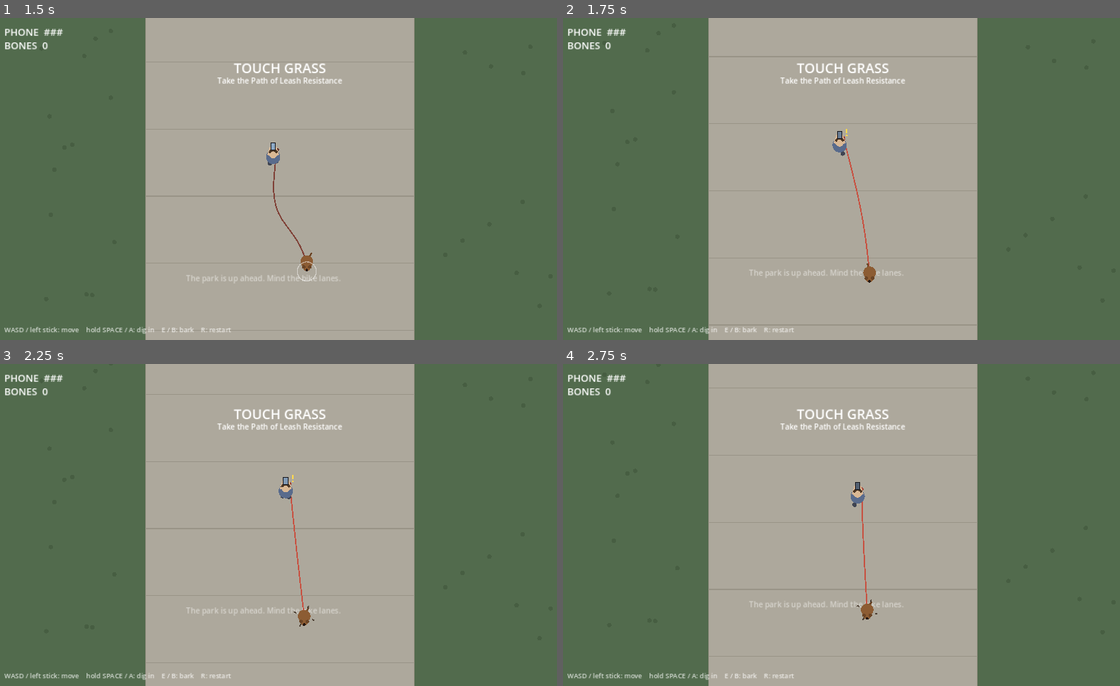
Above: before the commit, frames 1-4 (two rows, left to right).
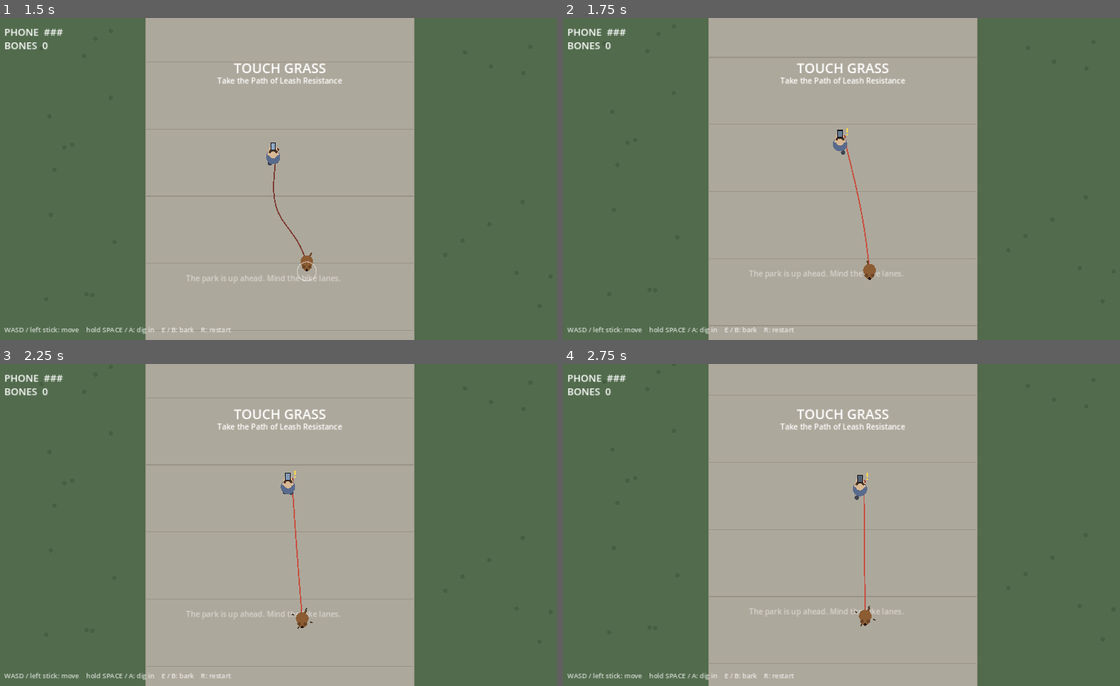
Above: after the commit, the same moments.

Repository: cyanidesayonara/path-of-leash-resistance
Game: Godot game, scene res://main.tscn
Two runs of this game, one before a commit and one after it. Both use one fixed random seed, a clock stepped at 60 frames per second and the inputs below.
Inputs:
- Up to frame 1 (1.5 s): hold D (move_right) 0.53-1.28 s; hold Space (plant) 0.53-1.28 s; hold S (move_down) from 1.28 s (still down); tap E (bark) at 1.35 s
- Up to frame 2 (1.75 s): keep holding S (move_down); tap Space (plant) at 1.55 s
- Up to frame 3 (2.25 s): release S (move_down) at 2.03 s; hold D (move_right) from 2.03 s (still down); hold Space (plant) from 2.03 s (still down)
- Up to frame 4 (2.75 s): keep holding D (move_right); keep holding Space (plant)

Frame 1 is identical in both runs. In frame 2, 0.2% of the frame differs, in the area x 33-61%, y 34-83%; in frame 3, 0.5%; in frame 4, 0.7%, in the area x 33-62%, y 33-82%.

Commit message:
winding as accumulated angle with regression test, drop human motor sap for dog drag, human fiddles with reel on a timer

Diff:
--- a/dog.gd
+++ b/dog.gd
@@ -7,6 +7,7 @@
 
 var planted := false
 var input_active := false
+var dragged := false
 var tumble_t := 0.0
 var bark_cd := 0.0
 var bark_anim := 0.0
@@ -48,7 +49,10 @@
 	if planted:
 		velocity = Vector2.ZERO
 	else:
-		velocity = velocity.move_toward(iv * SPEED, ACCEL * delta)
+		# a taut leash saps the DOG's authority: the heavier human's yanks
+		# actually move you (flag set by main.gd/_apply_leash)
+		var accel := 1000.0 if dragged else ACCEL
+		velocity = velocity.move_toward(iv * SPEED, accel * delta)
 		if input_active:
 			facing = iv.normalized()
 	move_and_slide()
--- a/human.gd
+++ b/human.gd
@@ -3,7 +3,7 @@
 # The human. Dead weight with a phone. Walks north on autopilot,
 # occasionally does something stupid. Telegraphs it first, to be fair.
 
-enum HState { WALK, STOPPED, DRIFT, DASH, SELFIE, FILM, REEL, STUMBLE, FALLEN }
+enum HState { WALK, STOPPED, DRIFT, DASH, SELFIE, FILM, STUMBLE, FALLEN }
 
 const WALK_SPEED := 92.0
 
@@ -19,6 +19,7 @@
 var iframes := 0.0
 var halt_t := 0.0
 var pull_cd := 0.0
+var reel_timer := 5.0
 var strain := false
 var wobble_seed := 0.0
 var main: Node2D
@@ -97,6 +98,28 @@
 				_end_dash()
 			_walk(delta)
 	_events(delta)
+	_fiddle_with_reel(delta)
+
+
+func _fiddle_with_reel(delta: float) -> void:
+	# constantly fiddles with the retractable leash, independent of the
+	# event system: new random length on every "click!"
+	if state in [HState.FALLEN, HState.STUMBLE]:
+		return
+	reel_timer -= delta
+	if reel_timer > 0.0:
+		return
+	if telegraph_t > 0.0:
+		reel_timer = 0.5
+		return
+	reel_timer = randf_range(4.0, 8.0)
+	main.set_leash_target(randf_range(130.0, 330.0))
+	_show_bubble("click!")
+	var tw := create_tween()
+	tw.tween_interval(0.7)
+	tw.tween_callback(func() -> void:
+		if telegraph_t <= 0.0:
+			bubble.visible = false)
 
 
 func _walk(delta: float) -> void:
@@ -121,13 +144,10 @@
 			return
 		dir = to_target.normalized()
 		speed = 250.0
-	# heavy: momentum builds and bleeds slowly, lunges harder during a dash
+	# heavy: momentum builds and bleeds slowly, lunges harder during a dash.
+	# No motor sapping while strained: leash tension vs mass (main.gd)
+	# decides the tug of war, and the human is the heavy one.
 	var accel := 420.0 if state == HState.DASH else 240.0
-	# a taut leash saps the human's motor: the dog's pull actually restrains
-	# and drags them (momentum from before the leash went taut still carries)
-	if strain:
-		speed = minf(speed, 55.0)
-		accel = minf(accel, 120.0)
 	velocity = velocity.move_toward(dir * speed, accel * delta)
 	move_and_slide()
 
@@ -161,13 +181,10 @@
 		elif roll < 0.78:
 			pending_event = HState.FILM
 			_show_bubble("filming...")
-		elif roll < 0.88:
+		else:
 			pending_event = HState.DASH
 			pending_bench = true
 			_show_bubble("tired...")
-		else:
-			pending_event = HState.REEL
-			_show_bubble("click!")
 		telegraph_t = 0.8
 
 
@@ -180,10 +197,6 @@
 			state = HState.DRIFT
 			state_t = 1.8
 			drift_dir = 1.0 if randf() < 0.5 else -1.0
-		HState.REEL:
-			# fiddles with the retractable leash: new random length, and
-			# the dog just has to live with it
-			main.set_leash_target(randf_range(130.0, 330.0))
 		HState.SELFIE:
 			state = HState.SELFIE
 			state_t = 2.2
--- a/leash.gd
+++ b/leash.gd
@@ -17,7 +17,9 @@
 var seg_len := 16.0
 var taut := false
 
-# pivot: {pos: Vector2, pole: int, wind: float}; ordered dog side -> human side
+# pivot: {pos, pole, wind, rel, wound}; ordered dog side -> human side.
+# wind is the turn direction at creation; wound accumulates the rope's
+# actual rotation around the pole so multi-revolution winding is tracked.
 var pivots: Array = []
 
 
@@ -39,10 +41,61 @@
 # --- wrap bookkeeping -------------------------------------------------------
 
 func update_wraps() -> void:
+	_update_wound()
+	_unwrap_end(false)
 	_unwrap_end(true)
-	_unwrap_end(false)
 	_wrap_end(true)
 	_wrap_end(false)
+	_refresh_ends()
+
+
+func _refresh_ends() -> void:
+	# After any mutation of the pivot chain, make sure each end pivot's
+	# bookkeeping matches its owner: pivots[0] is tracked from the dog's
+	# perspective (also owns the single-pivot case), pivots[-1] from the
+	# human's. A perspective swap negates wind and wound; rel is re-based
+	# to the current true bearing either way (always safe).
+	if pivots.size() == 0:
+		return
+	_reconcile(pivots[0], true, dog.global_position, _anchor_beyond(false))
+	if pivots.size() >= 2:
+		_reconcile(pivots[-1], false, human.global_position, _anchor_beyond(true))
+
+
+func _reconcile(piv: Dictionary, dog_side: bool, p: Vector2, ref: Vector2) -> void:
+	var pole_c: Vector2 = poles[int(piv.pole)]
+	if bool(piv.dogside) != dog_side:
+		piv.wind = -float(piv.wind)
+		piv.wound = -float(piv.wound)
+		piv.dogside = dog_side
+	if p.distance_to(pole_c) < 0.001 or ref.distance_to(pole_c) < 0.001:
+		return
+	piv.rel = wrapf(_bearing(p, pole_c) - _bearing(ref, pole_c), -PI, PI)
+
+
+func _bearing(from_pos: Vector2, pole_c: Vector2) -> float:
+	return (from_pos - pole_c).angle()
+
+
+func _update_wound() -> void:
+	# Each end pivot tracks how far the rope has actually rotated around its
+	# pole (a continuous winding angle). Sign tests cannot count revolutions;
+	# this can. For a single pivot the dog-end pass uses the human as the
+	# reference, which folds both ends' motion into one measure.
+	if pivots.size() == 0:
+		return
+	_accumulate(pivots[0], dog.global_position, _anchor_beyond(false))
+	if pivots.size() >= 2:
+		_accumulate(pivots[-1], human.global_position, _anchor_beyond(true))
+
+
+func _accumulate(piv: Dictionary, p: Vector2, ref: Vector2) -> void:
+	var pole_c: Vector2 = poles[int(piv.pole)]
+	if p.distance_to(pole_c) < 0.001 or ref.distance_to(pole_c) < 0.001:
+		return
+	var rel := wrapf(_bearing(p, pole_c) - _bearing(ref, pole_c), -PI, PI)
+	piv.wound = float(piv.wound) + wrapf(rel - float(piv.rel), -PI, PI)
+	piv.rel = rel
 
 
 func used_length() -> float:
@@ -116,7 +169,11 @@
 	var wind := signf((pos - a).cross(p - pos))
 	if wind == 0.0:
 		wind = 1.0
-	var piv := {"pos": pos, "pole": best, "wind": wind}
+	var rel := wrapf(_bearing(p, c) - _bearing(a, c), -PI, PI)
+	var piv := {
+		"pos": pos, "pole": best, "wind": wind, "rel": rel, "wound": 0.0,
+		"dogside": not human_end,
+	}
 	if human_end:
 		pivots.append(piv)
 	else:
@@ -125,27 +182,26 @@
 
 func _unwrap_end(human_end: bool) -> void:
 	while pivots.size() > 0:
+		# a single pivot's winding is owned by the dog-end pass
+		if human_end and pivots.size() == 1:
+			return
 		var piv: Dictionary = pivots[-1] if human_end else pivots[0]
+		# release when the rope has rotated back past its creation bearing
+		# (small hysteresis; winding forward can never release), or when a
+		# barely-wound rope has pulled nearly straight across the pivot
 		var b := _anchor_beyond(human_end)
 		var p := human.global_position if human_end else dog.global_position
 		var pos: Vector2 = piv.pos
-		var pole_c: Vector2 = poles[int(piv.pole)]
-		# endpoint hugging the pole: geometry is degenerate, freeze the state
-		# (step away from the pole to unwind)
-		if p.distance_to(pole_c) < WRAP_R + 12.0:
-			break
-		var cur := signf((pos - b).cross(p - pos))
-		# the cross sign also flips when the rope winds PAST a half turn;
-		# only a flip on the straightened side (endpoint out beyond the
-		# pivot along the anchor->pivot ray) is a real unwind
-		var straightened := (p - pos).dot(pos - b) > 0.0
-		if cur != 0.0 and cur != float(piv.wind) and straightened:
-			if human_end:
-				pivots.pop_back()
-			else:
-				pivots.pop_front()
+		var nearly_straight := false
+		if (pos - b).length_squared() > 0.01 and (p - pos).length_squared() > 0.01:
+			nearly_straight = absf((p - pos).angle_to(pos - b)) < 0.12 and absf(float(piv.wound)) < 0.6
+		if float(piv.wind) * float(piv.wound) >= -0.35 and not nearly_straight:
+			return
+		if human_end:
+			pivots.pop_back()
 		else:
-			break
+			pivots.pop_front()
+		# newly exposed pivots are re-based by _refresh_ends afterwards
 
 
 func _closest_on_segment(a: Vector2, b: Vector2, c: Vector2) -> Vector2:
--- a/main.gd
+++ b/main.gd
@@ -291,6 +291,7 @@
 	# Length and pull direction respect pole wraps: each end is pulled toward
 	# its nearest anchor (a pivot, or the other end of the leash).
 	human.strain = false
+	dog.dragged = false
 	leash.update_wraps()
 	var used: float = leash.used_length()
 	leash.taut = used > leash_len * 0.95
@@ -304,6 +305,7 @@
 	var to_d_anchor: Vector2 = leash.dog_anchor() - dog.global_position
 	var d_dir := to_d_anchor.normalized() if to_d_anchor.length() > 0.001 else Vector2.ZERO
 	human.notify_strain()
+	dog.dragged = not dog.planted
 	# Tug of war: one tension, applied to each end inversely to effective
 	# mass. The human is ~4x the dog, so raw pulls yank the DOG around;
 	# the dog wins by bracing (plant), leverage (wraps act as a capstan:
@@ -311,7 +313,7 @@
 	var capstan := pow(2.2, float(leash.pivots.size()))
 	var dog_m := DOG_MASS * capstan
 	if dog.planted:
-		dog_m *= 30.0
+		dog_m *= 14.0
 	elif dog.input_active:
 		dog_m *= 2.0
 	var human_m := HUMAN_MASS * (2.0 if human.is_fallen() else 1.0)
--- /dev/null
+++ b/tests/test_wrap.gd
@@ -0,0 +1,67 @@
+extends SceneTree
+
+# Winding regression test. Run with:
+#   godot --headless --path . --script res://tests/test_wrap.gd
+# Orbits the dog around a pole three full revolutions, expects the leash to
+# accumulate pivots and hold them, then orbits back and expects a full
+# unwind. Exits nonzero on failure.
+
+
+func _initialize() -> void:
+	var leash := Node2D.new()
+	leash.set_script(load("res://leash.gd"))
+	var dog := Node2D.new()
+	var human := Node2D.new()
+	root.add_child(dog)
+	root.add_child(human)
+	root.add_child(leash)
+	dog.global_position = Vector2(60, 0)
+	human.global_position = Vector2(-200, 0)
+	var pole_list: Array[Vector2] = [Vector2.ZERO]
+	leash.setup(dog, human, pole_list, 260.0)
+
+	var failures := 0
+	var max_pivots := 0
+
+	# wind: three CCW revolutions in 1-degree steps
+	for i in range(3 * 360):
+		dog.global_position = Vector2(60, 0).rotated(deg_to_rad(float(i)))
+		leash.update_wraps()
+		max_pivots = maxi(max_pivots, leash.pivots.size())
+	print("after 3 revolutions: %d pivots (max seen %d)" % [leash.pivots.size(), max_pivots])
+	if leash.pivots.size() < 6:
+		print("FAIL: winding should accumulate pivots (got %d, want >= 6)" % leash.pivots.size())
+		failures += 1
+
+	# used length must have grown by roughly the wound-up rope
+	var used: float = leash.used_length()
+	if used < 300.0:
+		print("FAIL: wound leash should consume length (used %.0f, want >= 300)" % used)
+		failures += 1
+
+	# unwind: three revolutions back
+	for i in range(3 * 360):
+		dog.global_position = Vector2(60, 0).rotated(deg_to_rad(float(3 * 360 - i)))
+		leash.update_wraps()
+	print("after unwinding: %d pivots" % leash.pivots.size())
+	# one residual pivot is legitimate: at the start angle the straight rope
+	# passes right through the pole
+	if leash.pivots.size() > 1:
+		print("FAIL: reversing should unwind (still %d pivots)" % leash.pivots.size())
+		failures += 1
+
+	# same test clockwise, to catch a one-sided sign convention
+	for i in range(2 * 360):
+		dog.global_position = Vector2(60, 0).rotated(deg_to_rad(-float(i)))
+		leash.update_wraps()
+	print("after 2 CW revolutions: %d pivots" % leash.pivots.size())
+	if leash.pivots.size() < 4:
+		print("FAIL: clockwise winding should accumulate pivots (got %d, want >= 4)" % leash.pivots.size())
+		failures += 1
+
+	if failures > 0:
+		print("test_wrap: %d FAILURES" % failures)
+		quit(1)
+	else:
+		print("test_wrap: OK")
+		quit(0)
Not shown, changed: .github/workflows/ci.yml
Not shown, changed: AGENTS.md
Not shown, changed: CHANGELOG.md
